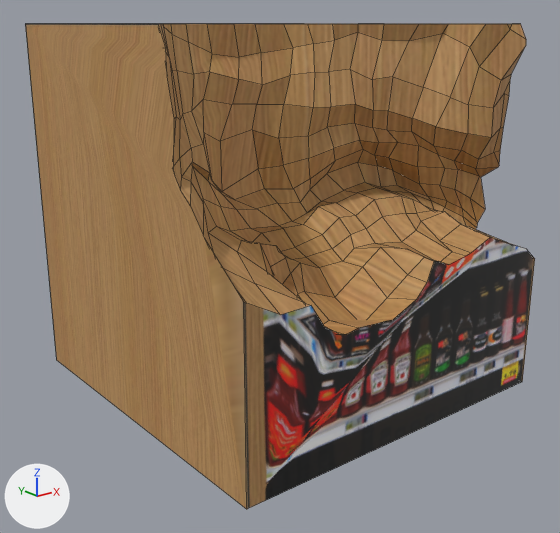
An edit to the OBJ model GLImac-Template-build/TP_proj/assets/trouGauche.obj, drawn before and after from the same camera.
Both versions are drawn from a camera (50 mm lens) standing at (-4.04, -5.02, 0.0) and looking at (-0.11, -0.1, -1.97). Every picture has the same lights, and +X, +Y and +Z are marked at lower left. Mesh edges are drawn as thin lines. Where no turn or scale is listed for an object, it has been applied to the vertices.
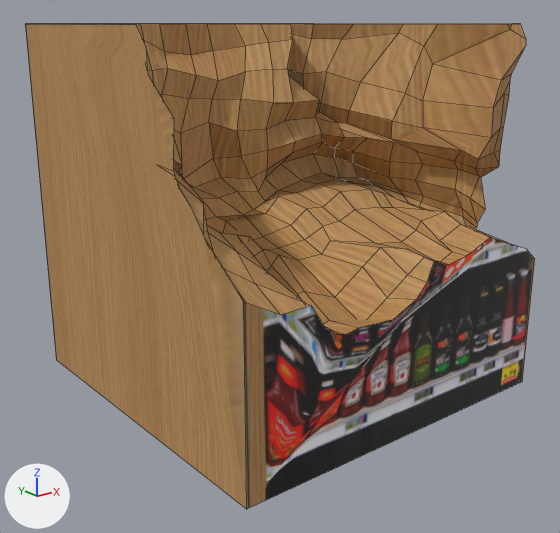
The newer file is also turned or shifted as a whole; pictures and numbers use the older file's frame.

Where the change shows, as pixel boxes [x1, y1, x2, y2] in the pictures (560 x 533 px; the box of a moved part takes in the faces that stretch with it):
part 1 of me_cube, moved or reshaped: [133, 24, 513, 297] in both
part 2 of me_cube, shading changed: [203, 24, 535, 509] in both

The change, as a diff of the scene's bpy script:
```diff
--- a/GLImac-Template-build/TP_proj/assets/trouGauche.obj.py
+++ b/GLImac-Template-build/TP_proj/assets/trouGauche.obj.py
@@ me_cube @@
 me_cube.from_pydata(...)  # 302 vertices, 263 faces; spans x -1.5..1.5, y -1.5..1.5, z -3.0..0.0
 # used by ob_cube; location = (0.0, 0.0, 0.0)
+# me_cube part 1: 179 of 302 vertices moved; they spanned x -1.5..1.33, y -1.05..-0.03, z -1.87..0.0 and now span x -1.5..1.33, y -0.56..0.66, z -1.87..0.0; mean shift (0.0, 0.49, 0.0); largest move (0.42, -0.35, -0.35) -> (0.42, 0.61, -0.35)
+# me_cube part 2: edges marked sharp go from 562 to 563
 me_cube.materials.append(mat_material)
```
